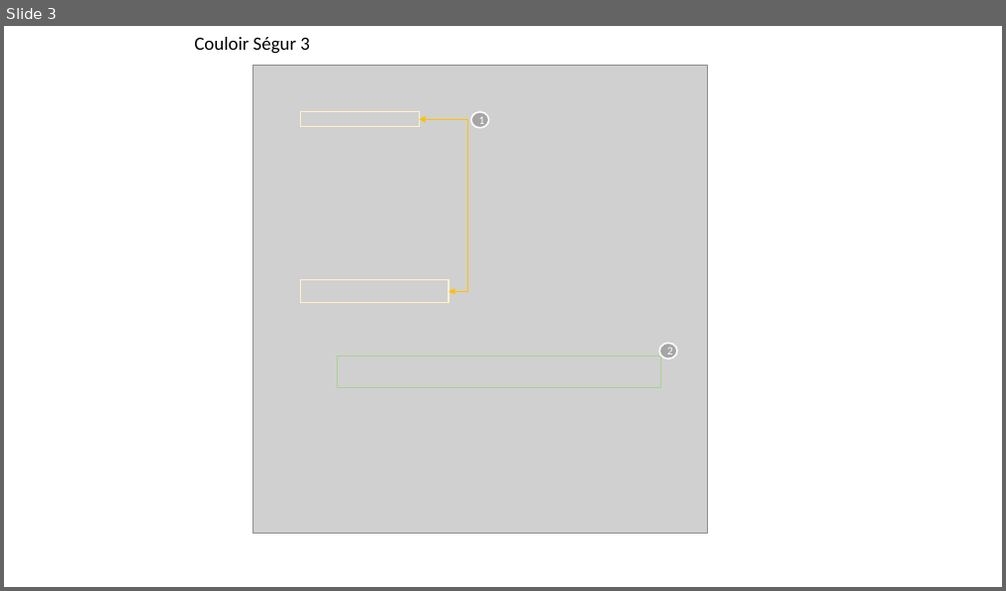
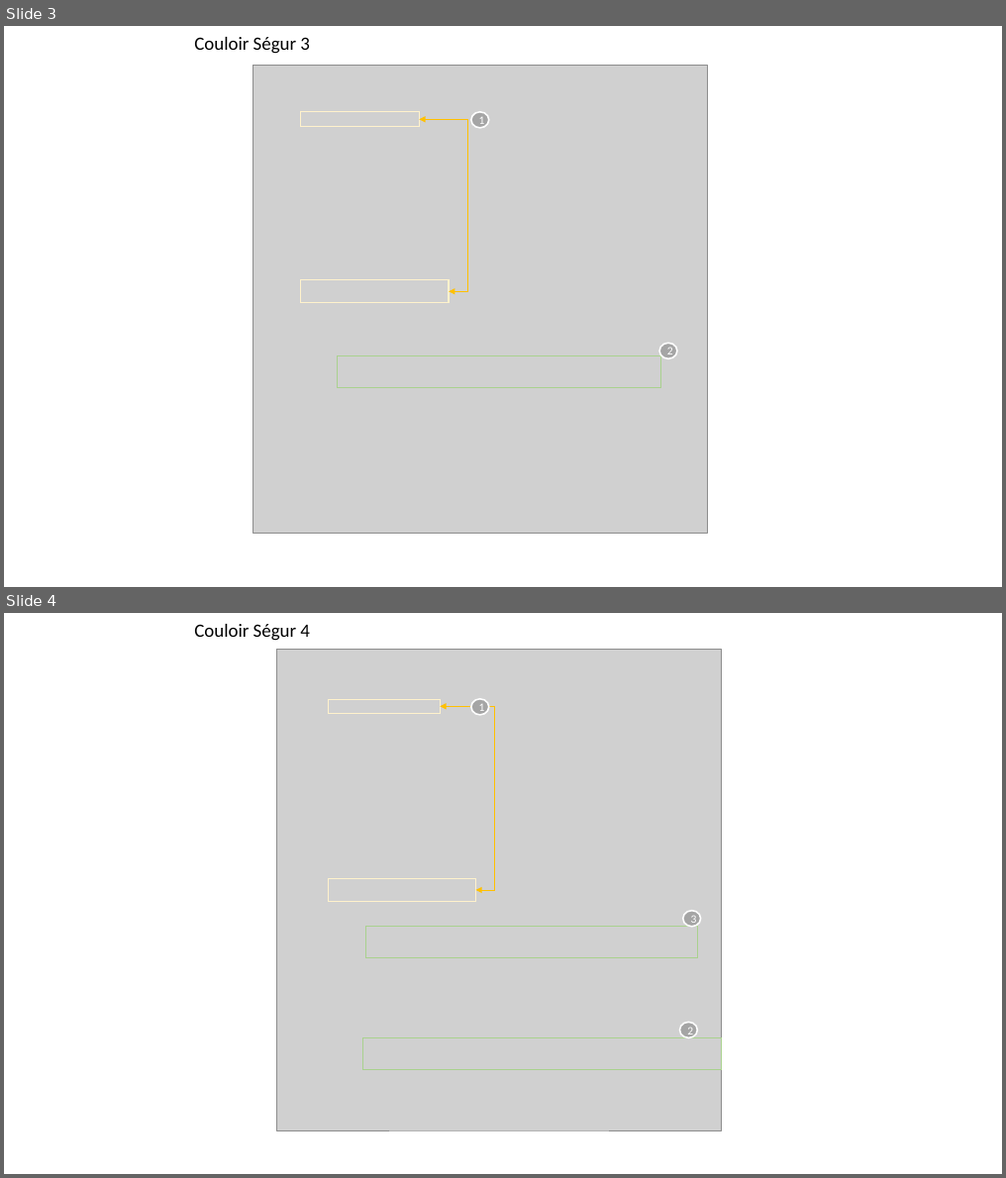
Before and after one commit to ansforge/annuaire-sante-fhir-documentation, a slide deck: docs/pages/use-cases/segur/focus-json.pptx. Shown one above the other, each under a label of ours: slide 3 before the commit, slides 3 and 4 after it. The pictures are 1006x591 and 1006x1178 pixels, drawn with LibreOffice and Linux fonts; fonts in the diff are those of the drawing; grey boxes stand for pictures. Boxes give left, top, right and bottom in pixels: in the first picture for what was removed or moved away, otherwise in the second. Text is boxed around its words. In the diff, an @@ line names an element or a change of style, - is before the commit and + after.

```diff
--- a/docs/pages/use-cases/segur/focus-json.pptx
+++ b/docs/pages/use-cases/segur/focus-json.pptx
@@ slide 4 added at <box>4,613,1002,1174</box>, background #FFFFFF @@
@@ text added at <box>194,624,310,641</box>, 18 pt, text #000000 @@
+Couloir Ségur 4
@@ picture added at <box>276,650,721,1131</box> @@
@@ rectangle added at <box>328,699,440,713</box>, outline #FFF2CC 1 pt @@
@@ ellipse added at <box>471,699,489,715</box>, fill #A5A5A5, outline #FFFFFF 1.5 pt, 11 pt, text #FFFFFF @@
+1
@@ elbow double arrow added from (440, 707) to (475, 890), #FFC000 0.5 pt @@
@@ rectangle added at <box>328,878,475,902</box>, outline #FFF2CC 1 pt @@
@@ rectangle added at <box>366,927,698,959</box>, outline #A9D18E 1 pt @@
@@ ellipse added at <box>683,911,701,927</box>, fill #A5A5A5, outline #FFFFFF 1.5 pt, 11 pt, text #FFFFFF @@
+3
@@ ellipse added at <box>680,1023,698,1039</box>, fill #A5A5A5, outline #FFFFFF 1.5 pt, 11 pt, text #FFFFFF @@
+2
@@ rectangle added at <box>363,1039,722,1069</box>, outline #A9D18E 1 pt @@
```
Also in this commit, not shown: 1 other file.
